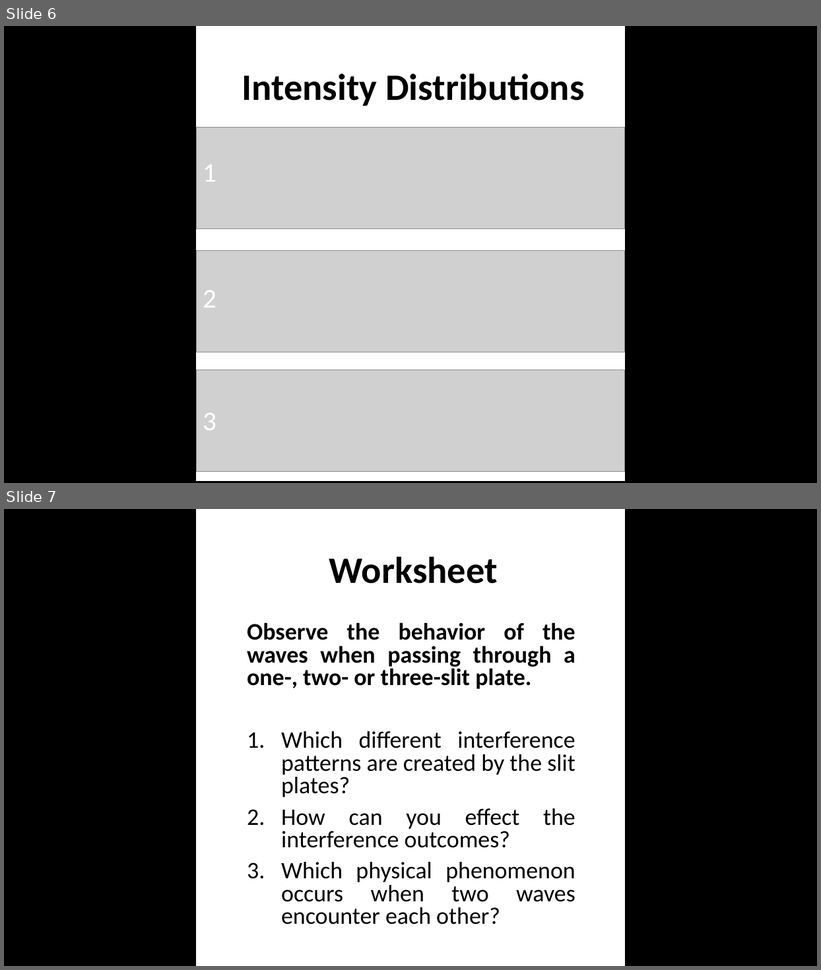
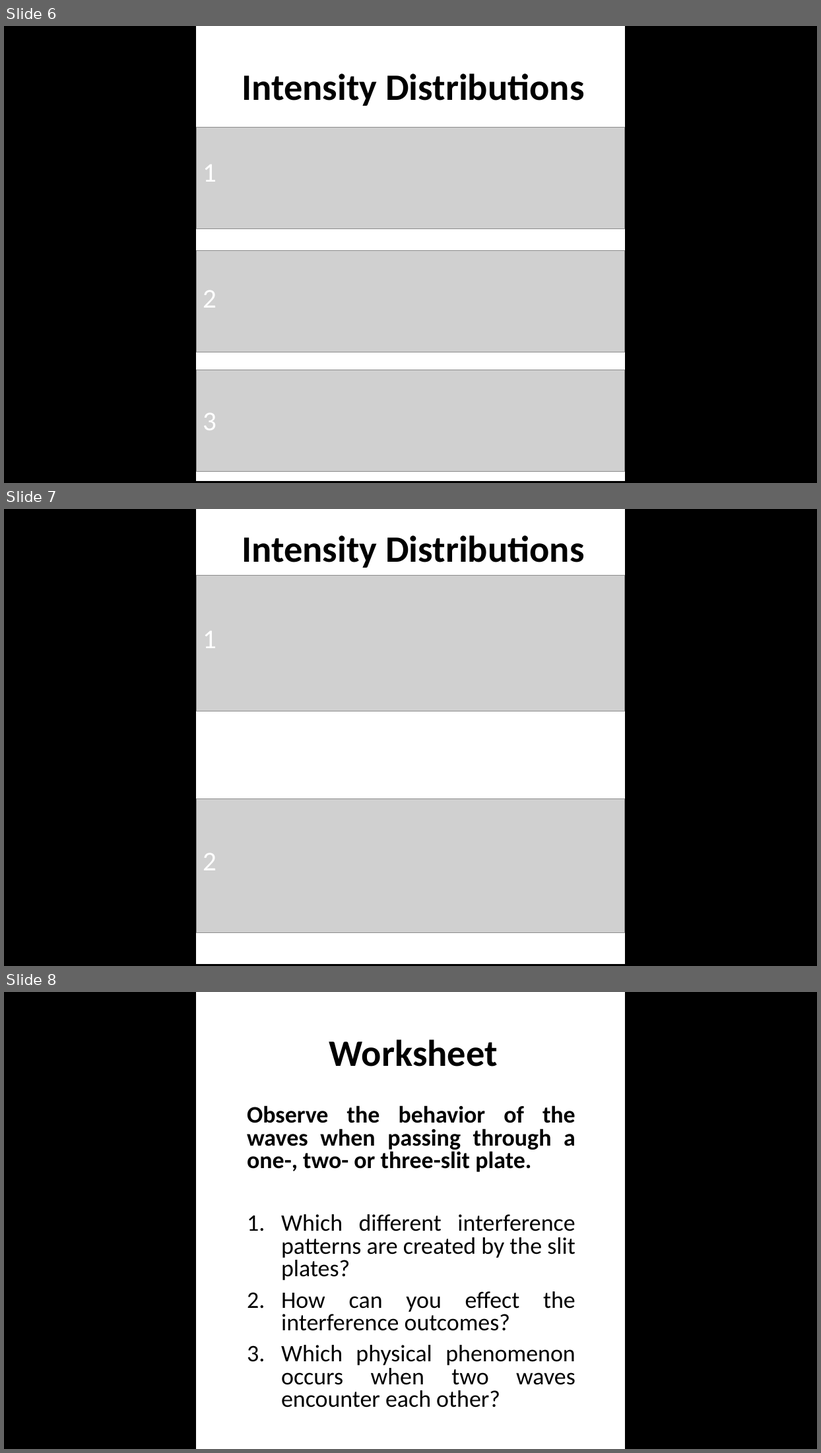
Before and after one commit to GameLabGraz/Maroon, a slide deck: images/lectures.pptx. Shown one above the other, each under a label of ours: slides 6 and 7 before the commit, slides 6, 7 and 8 after it. The pictures are 821x970 and 821x1453 pixels, drawn with LibreOffice and Linux fonts; fonts in the diff are those of the drawing; grey boxes stand for pictures. Boxes give left, top, right and bottom in pixels: in the first picture for what was removed or moved away, otherwise in the second. Text is boxed around its words. In the diff, an @@ line names an element or a change of style, - is before the commit and + after.

```diff
--- a/images/lectures.pptx
+++ b/images/lectures.pptx
@@ slide 7 added at [4, 509, 817, 966], background #000000 @@
@@ rectangle added at [197, 509, 625, 964], fill #FFFFFF, outline #FFFFFF 1 pt @@
@@ title added at [242, 535, 584, 568], 44 pt, text #000000, bold @@
+Intensity Distributions
@@ picture added at [197, 576, 625, 712] @@
@@ text added at [203, 631, 217, 648], 32 pt, text #FFFFFF @@
+1
@@ picture added at [197, 799, 625, 933] @@
@@ text added at [203, 854, 217, 871], 32 pt, text #FFFFFF @@
+2
@@ what was slide 7 is now slide 8 @@
```
Also in this commit, not shown: 18 other files.
